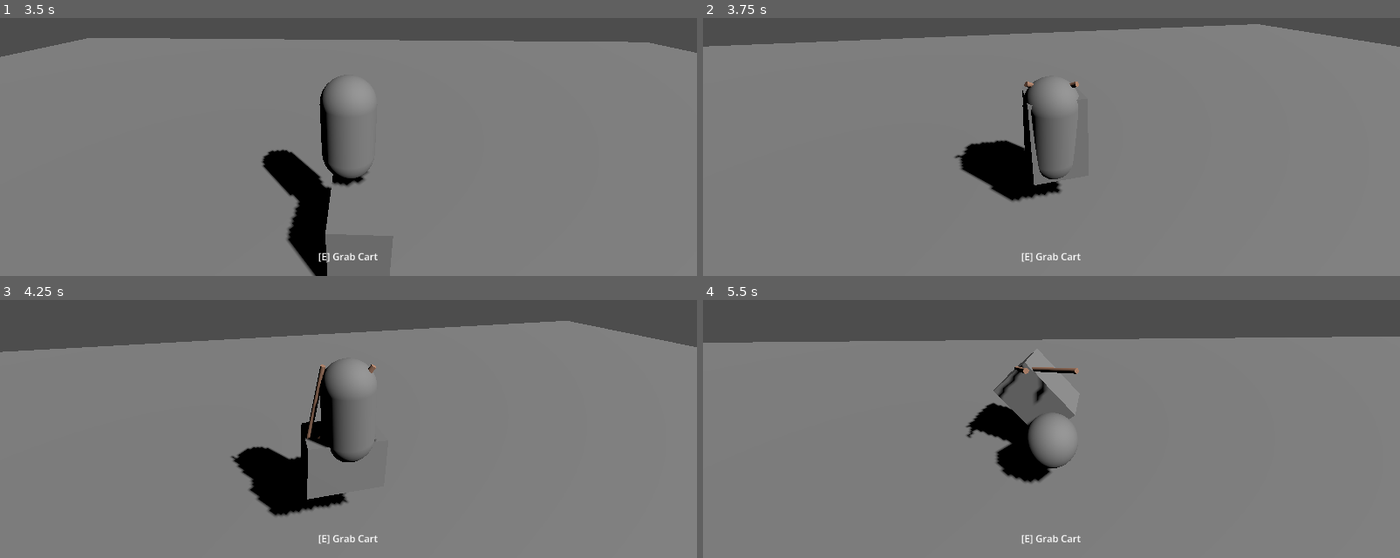
Above: before the commit, frames 1-4 (two rows, left to right).
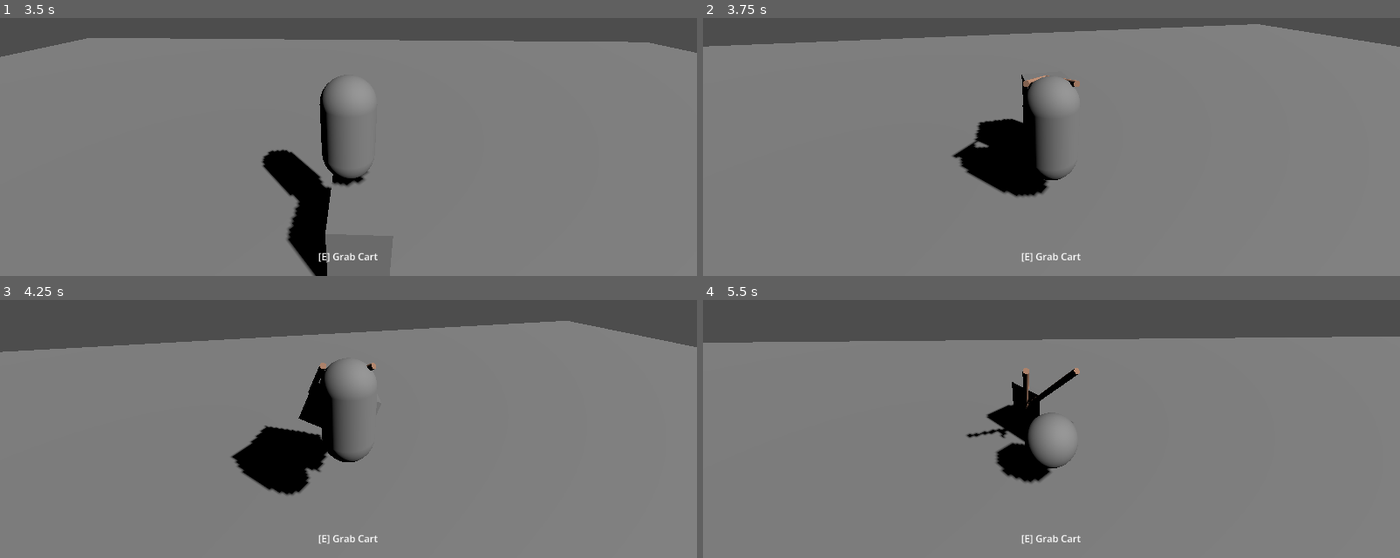
Above: after the commit, the same moments.

Repository: miles5g/paletero
Game: Godot game, scene res://world.tscn
Same seed, same stepped clock (60 frames per second), same inputs: the game is played once before the commit and once after it.
Inputs (mouse positions are in pixels of both pictures, inside the frame that each line leads up to):
- Up to frame 1 (3.5 s): tap Enter at 0.5 s; move the mouse to (383, 79) at 0.52 s; hold Ctrl (crouch) 0.53-1.28 s; hold W (move_forward) from 0.53 s (still down); click (383, 79) at 0.67 s; tap Space (jump) at 0.77, 1.52, 2.75, 3.02 s; move the mouse to (313, 82) at 1.27 s; tap E (interact) at 1.35 s; move the mouse to (362, 72) at 2.02 s; hold Shift (sprint) 2.03-2.78 s; move the mouse to (341, 87) at 2.77 s; tap Ctrl (crouch) at 2.85 s; click (341, 87) at 2.92 s
- Up to frame 2 (3.75 s): keep holding W (move_forward); move the mouse to (1100, 85) at 3.52 s; tap E (interact) at 3.6 s
- Up to frame 3 (4.25 s): keep holding W (move_forward); tap Space (jump) at 3.77 s
- Up to frame 4 (5.5 s): keep holding W (move_forward); move the mouse to (995, 356) at 4.27 s; tap Shift (sprint) at 4.35 s; tap Space (jump) at 4.52 s; move the mouse to (1058, 361) at 5.02 s; hold Ctrl (crouch) from 5.03 s (still down); click (1058, 361) at 5.17 s

Frame 1 is identical in both runs. In frame 2, 1.3% of the frame differs, in the area x 35-55%, y 21-72%; in frame 3, 2.4%, in the area x 33-54%, y 24-84%; in frame 4, 2.1%.

Commit message:
Stiffen cart hitch for fixed front distance
Increase hitch spring/damping and forward tracking, remove wobble, and
use a fixed nominal hitch distance so the cart stays rigidly in front.
Also add horizontal velocity matching and slightly thicker arm visuals.

Co-authored-by: Cursor <cursoragent@cursor.com>

Diff:
--- a/player.gd
+++ b/player.gd
@@ -10,14 +10,18 @@
 @export var push_force: float = 2.0
 @export var mouse_sensitivity: float = 0.0025
 ## Virtual hitch: pulls cart toward a point in front of the player (CharacterBody3D + Jolt).
-@export var hitch_spring: float = 1150.0
-@export var hitch_damping: float = 72.0
-## Vertical pull vs horizontal (so cart can wobble on the ground without fighting XZ).
-@export var hitch_vertical_spring: float = 520.0
-## How fast the hitch “looks” direction catches your facing (lower = more lag after fast 180° turns).
-@export var hitch_forward_track: float = 4.5
-## Small sideways oscillation of the target (meters).
-@export var hitch_wobble_amplitude: float = 0.06
+@export var hitch_spring: float = 2650.0
+@export var hitch_damping: float = 118.0
+## Vertical pull vs horizontal (stiffer Y keeps the hitch from sagging visually).
+@export var hitch_vertical_spring: float = 1100.0
+## How fast the hitch “looks” direction catches your facing (higher = stiffer in front).
+@export var hitch_forward_track: float = 14.0
+## Sideways oscillation of the target (meters); 0 = rigid arms / fixed line.
+@export var hitch_wobble_amplitude: float = 0.0
+## World-space distance from player to hitch target on the ground (fixed while grabbed).
+@export var hitch_nominal_distance: float = 2.05
+## Extra XZ force toward player horizontal velocity (tighter “rope” when starting/stopping).
+@export var hitch_velocity_match: float = 58.0
 var gravity = ProjectSettings.get_setting("physics/3d/default_gravity")
 
 var is_pushing: bool = false
@@ -135,9 +139,7 @@
 	current_cart = cart
 	is_pushing = true
 	add_collision_exception_with(cart)
-	var to_cart_xz := cart.global_position - global_position
-	to_cart_xz.y = 0.0
-	_hitch_distance = clampf(to_cart_xz.length(), 1.35, 3.4)
+	_hitch_distance = hitch_nominal_distance
 	_hitch_dy = cart.global_position.y - global_position.y
 	var face := -global_transform.basis.z
 	face.y = 0.0
@@ -154,8 +156,8 @@
 	mi.name = arm_name
 	var cyl := CylinderMesh.new()
 	cyl.height = 1.0
-	cyl.top_radius = 0.048
-	cyl.bottom_radius = 0.048
+	cyl.top_radius = 0.058
+	cyl.bottom_radius = 0.058
 	cyl.radial_segments = 10
 	mi.mesh = cyl
 	var mat := StandardMaterial3D.new()
@@ -240,9 +242,16 @@
 	var err: Vector3 = desired - current_cart.global_position
 	var v := current_cart.linear_velocity
 	var damp_h := Vector3(v.x, 0.0, v.z) * hitch_damping
-	var damp_v := Vector3(0.0, v.y, 0.0) * hitch_damping * 0.35
+	var damp_v := Vector3(0.0, v.y, 0.0) * hitch_damping * 0.42
+	var v_cart_xz := Vector3(v.x, 0.0, v.z)
+	var v_player_xz := Vector3(velocity.x, 0.0, velocity.z)
+	var match_xz := (v_player_xz - v_cart_xz) * hitch_velocity_match
 	current_cart.apply_central_force(
-		Vector3(err.x, 0.0, err.z) * hitch_spring + Vector3(0.0, err.y, 0.0) * hitch_vertical_spring - damp_h - damp_v
+		Vector3(err.x, 0.0, err.z) * hitch_spring
+		+ Vector3(0.0, err.y, 0.0) * hitch_vertical_spring
+		+ Vector3(match_xz.x, 0.0, match_xz.z)
+		- damp_h
+		- damp_v
 	)
 
 func _detach_from_cart() -> void:
